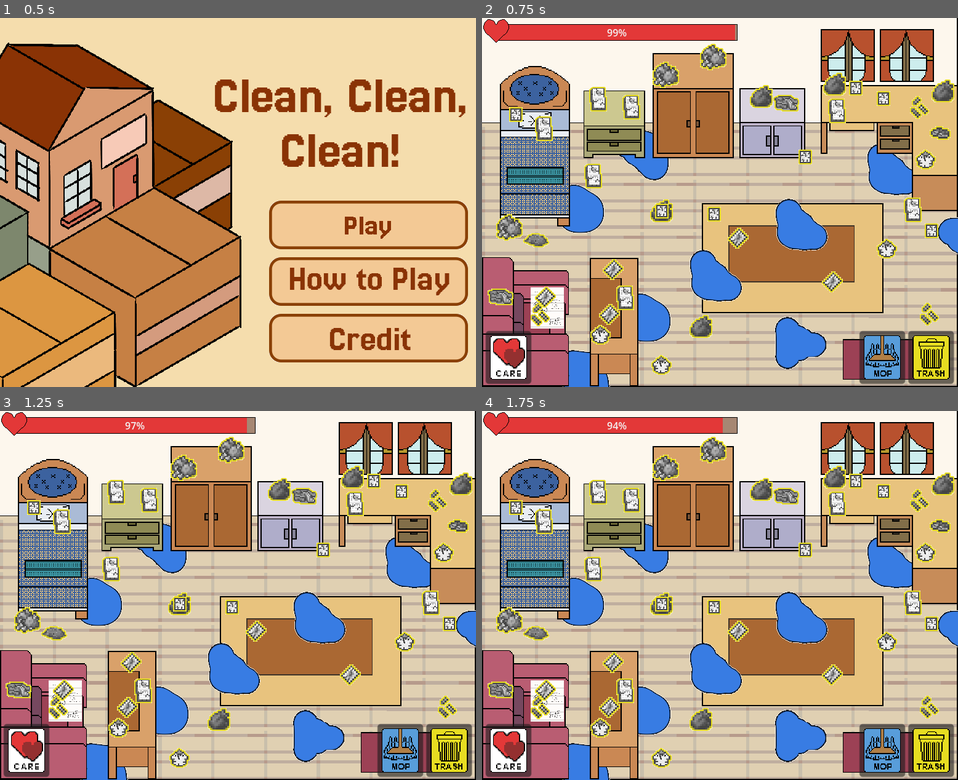
Above: before the commit, frames 1-4 (two rows, left to right).
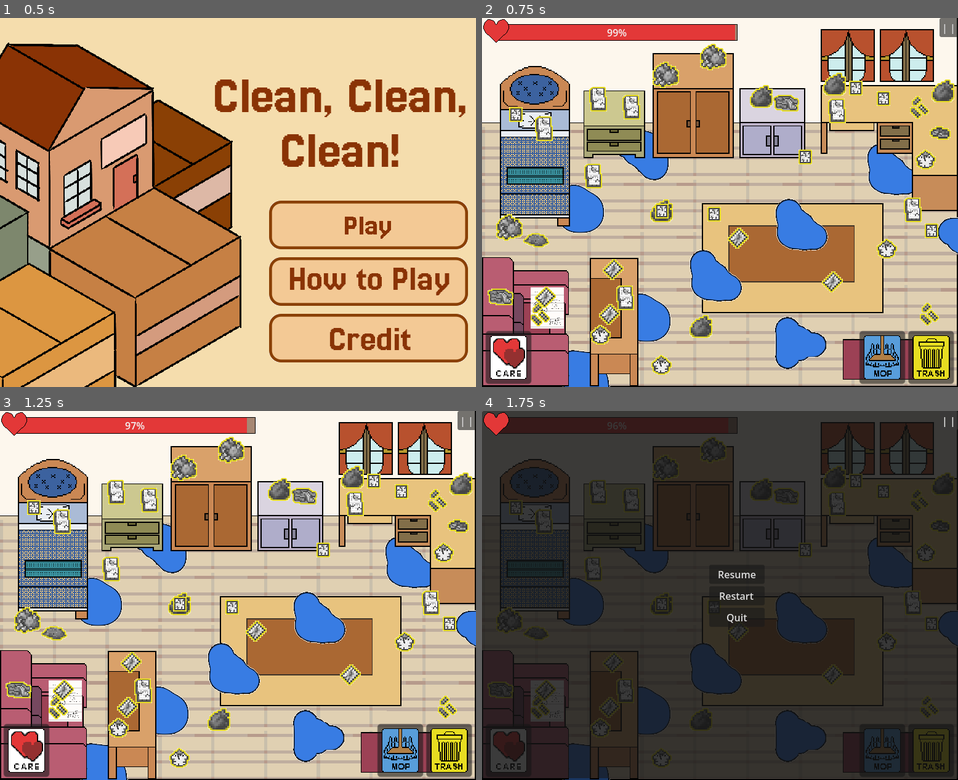
Above: after the commit, the same moments.

Repository: mistlmxstl/Beyond-Game-Jam
Game: Godot game, scene res://Levels/Main_menu.tscn
The game is run twice, just before and just after one commit, with the same random seed, the same clock (stepped at 60 frames per second) and the same inputs.
Inputs (mouse positions are in pixels of both pictures, inside the frame that each line leads up to):
- Up to frame 1 (0.5 s): no input
- Up to frame 2 (0.75 s): click (848, 224) at 0.5 s
- Up to frame 3 (1.25 s): no input
- Up to frame 4 (1.75 s): click (948, 422) at 1.25 s, where only the run after the commit has a clickable "| |"

Frame 1 is identical in both runs. In frame 2, 0.2% of the frame differs, in the area x 96-100%, y 0-6%; in frame 3, 0.2%; in frame 4, 94%, in the area x 0-100%, y 0-100%.

Commit message:
pause button

Diff:
--- /dev/null
+++ b/Levels/canvas_layer.gd
@@ -0,0 +1,11 @@
+extends CanvasLayer
+
+
+# Called when the node enters the scene tree for the first time.
+func _ready() -> void:
+	pass # Replace with function body.
+
+
+# Called every frame. 'delta' is the elapsed time since the previous frame.
+func _process(delta: float) -> void:
+	pass
--- a/Levels/level 1.tscn
+++ b/Levels/level 1.tscn
@@ -17,6 +17,81 @@
 [ext_resource type="Texture2D" uid="uid://bd6xpqiiupui8" path="res://Assets/Bedroom/Journal_bedroom.png" id="15_104fb"]
 [ext_resource type="Script" uid="uid://bqool75s6iqcm" path="res://Levels/journal.gd" id="16_m8set"]
 
+[sub_resource type="GDScript" id="GDScript_atwgk"]
+script/source = "extends CanvasLayer
+
+@onready var pause_button: Button = get_node_or_null(\"PauseButton\")
+@onready var pause_menu: Control = get_node_or_null(\"PauseMenu\")
+@onready var dark_bg: ColorRect = get_node_or_null(\"PauseMenu/DarkBg\")
+@onready var resume_button: Button = get_node_or_null(\"PauseMenu/Panel/VBoxContainer/ResumeButton\")
+@onready var restart_button: Button = get_node_or_null(\"PauseMenu/Panel/VBoxContainer/RestartButton\")
+@onready var quit_button: Button = get_node_or_null(\"PauseMenu/Panel/VBoxContainer/QuitButton\")
+
+func _ready() -> void:
+	if pause_button == null:
+		push_error(\"PauseButton not found\")
+		return
+	if pause_menu == null:
+		push_error(\"PauseMenu not found\")
+		return
+	if dark_bg == null:
+		push_error(\"PauseMenu/DarkBg not found\")
+		return
+	if resume_button == null:
+		push_error(\"ResumeButton not found\")
+		return
+	if restart_button == null:
+		push_error(\"RestartButton not found\")
+		return
+	if quit_button == null:
+		push_error(\"QuitButton not found\")
+		return
+
+	process_mode = Node.PROCESS_MODE_ALWAYS
+	pause_button.process_mode = Node.PROCESS_MODE_ALWAYS
+	pause_menu.process_mode = Node.PROCESS_MODE_ALWAYS
+	resume_button.process_mode = Node.PROCESS_MODE_ALWAYS
+	restart_button.process_mode = Node.PROCESS_MODE_ALWAYS
+	quit_button.process_mode = Node.PROCESS_MODE_ALWAYS
+
+	pause_menu.hide()
+
+	pause_button.mouse_filter = Control.MOUSE_FILTER_STOP
+	pause_menu.mouse_filter = Control.MOUSE_FILTER_STOP
+	dark_bg.mouse_filter = Control.MOUSE_FILTER_STOP
+	resume_button.mouse_filter = Control.MOUSE_FILTER_STOP
+	restart_button.mouse_filter = Control.MOUSE_FILTER_STOP
+	quit_button.mouse_filter = Control.MOUSE_FILTER_STOP
+
+	if not pause_button.pressed.is_connected(_on_pause_button_pressed):
+		pause_button.pressed.connect(_on_pause_button_pressed)
+
+	if not resume_button.pressed.is_connected(_on_resume_button_pressed):
+		resume_button.pressed.connect(_on_resume_button_pressed)
+
+	if not restart_button.pressed.is_connected(_on_restart_button_pressed):
+		restart_button.pressed.connect(_on_restart_button_pressed)
+
+	if not quit_button.pressed.is_connected(_on_quit_button_pressed):
+		quit_button.pressed.connect(_on_quit_button_pressed)
+
+func _on_pause_button_pressed() -> void:
+	pause_menu.show()
+	get_tree().paused = true
+
+func _on_resume_button_pressed() -> void:
+	get_tree().paused = false
+	pause_menu.hide()
+
+func _on_restart_button_pressed() -> void:
+	get_tree().paused = false
+	get_tree().reload_current_scene()
+
+func _on_quit_button_pressed() -> void:
+	get_tree().paused = false
+	get_tree().quit()
+"
+
 [sub_resource type="StyleBoxFlat" id="StyleBoxFlat_n48tk"]
 bg_color = Color(0.64929366, 0.53113973, 0.4508716, 1)
 border_width_left = 1
@@ -274,6 +349,7 @@
 
 [node name="CanvasLayer" type="CanvasLayer" parent="." unique_id=1416021520]
 process_mode = 2
+script = SubResource("GDScript_atwgk")
 
 [node name="ToolNotification" type="Label" parent="CanvasLayer" unique_id=1249465842]
 visible = false
@@ -444,6 +520,56 @@
 offset_bottom = 171.0
 text = "X"
 
+[node name="PauseMenu" type="Control" parent="CanvasLayer" unique_id=1966675947]
+layout_mode = 3
+anchors_preset = 15
+anchor_right = 1.0
+anchor_bottom = 1.0
+grow_horizontal = 2
+grow_vertical = 2
+
+[node name="DarkBg" type="ColorRect" parent="CanvasLayer/PauseMenu" unique_id=1564288710]
+layout_mode = 1
+anchors_preset = 15
+anchor_right = 1.0
+anchor_bottom = 1.0
+grow_horizontal = 2
+grow_vertical = 2
+color = Color(0, 0, 0, 0.57254905)
+
+[node name="Panel" type="Panel" parent="CanvasLayer/PauseMenu" unique_id=1555249977]
+layout_mode = 0
+offset_right = 780.0
+offset_bottom = 597.0
+
+[node name="VBoxContainer" type="VBoxContainer" parent="CanvasLayer/PauseMenu/Panel" unique_id=64277343]
+layout_mode = 0
+offset_left = 369.0
+offset_top = 250.0
+offset_right = 459.0
+offset_bottom = 351.0
+
+[node name="ResumeButton" type="Button" parent="CanvasLayer/PauseMenu/Panel/VBoxContainer" unique_id=508926096]
+layout_mode = 2
+text = "Resume"
+
+[node name="RestartButton" type="Button" parent="CanvasLayer/PauseMenu/Panel/VBoxContainer" unique_id=1704421730]
+layout_mode = 2
+text = "Restart"
+
+[node name="QuitButton" type="Button" parent="CanvasLayer/PauseMenu/Panel/VBoxContainer" unique_id=1443765960]
+layout_mode = 2
+text = "Quit"
+
+[node name="PauseButton" type="Button" parent="CanvasLayer" unique_id=2070014811]
+anchors_preset = 1
+anchor_left = 1.0
+anchor_right = 1.0
+offset_left = -30.0
+offset_bottom = 31.0
+grow_horizontal = 0
+text = "| |"
+
 [node name="Journal" type="Area2D" parent="." unique_id=910256523]
 script = ExtResource("16_m8set")
 
Not shown, added: Levels/canvas_layer.gd.uid
